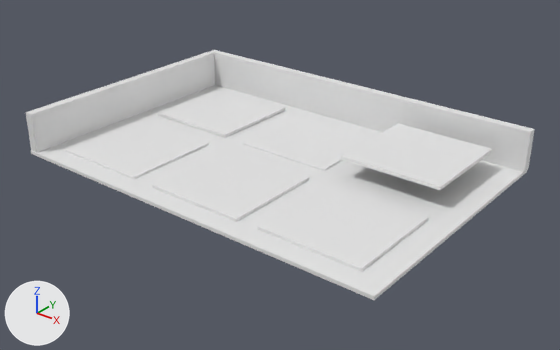
What one commit did to the glTF model factory-ui/public/models/pre-defined-models/floor/floor(2x3).glb.
One viewpoint serves both versions: a camera (50 mm lens) standing at (12.46, -15.77, 9.54) and looking at (-0.04, -0.14, -0.15). The lights are fixed; the arrows at lower left show +X, +Y and +Z. The first picture is the older version. Where no turn or scale is listed for an object, it has been applied to the vertices.
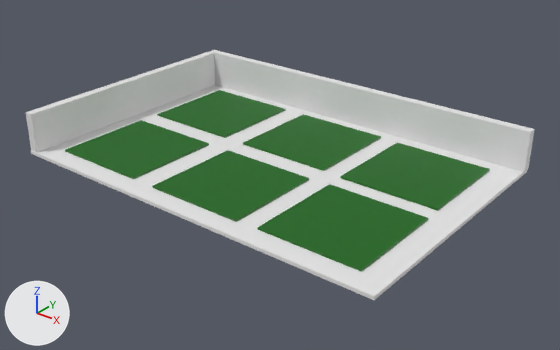
Location of each change, [x1, y1, x2, y2] in pixels of the pictures (560 x 350 px):
'Cube.002', recoloured, moved: before [341, 123, 492, 190]; after [340, 142, 490, 211]
'Cube.001', recoloured, moved: before [257, 183, 429, 272]; after [258, 184, 428, 272]
'Cube.003', recoloured, moved: before [152, 149, 309, 222]; after [152, 150, 309, 222]
'Cube.006', recoloured (white to dark green): [65, 120, 209, 179] in both
'Cube.004', recoloured, moved: before [243, 115, 376, 171]; after [243, 114, 381, 171]
'Cube.005', recoloured, moved: before [157, 89, 286, 138]; after [157, 90, 286, 138]

What changed in the scene script:
```text
Add mat_material_007:
    mat_material_007 = principled_material('Material.007')
    mat_material_007.base_color = (0.000304, 0.127, 0.0)  # dark green #016400
Add mat_material_008:
    mat_material_008 = principled_material('Material.008')
    mat_material_008.base_color = (0.000304, 0.127, 0.0)  # dark green #016400
Add mat_material_011:
    mat_material_011 = principled_material('Material.011')
    mat_material_011.base_color = (0.000304, 0.127, 0.0)  # dark green #016400
Add mat_material_012:
    mat_material_012 = principled_material('Material.012')
    mat_material_012.base_color = (0.000304, 0.127, 0.0)  # dark green #016400
Add mat_material_010:
    mat_material_010 = principled_material('Material.010')
    mat_material_010.base_color = (0.000304, 0.127, 0.0)  # dark green #016400
Add mat_material_009:
    mat_material_009 = principled_material('Material.009')
    mat_material_009.base_color = (0.000304, 0.127, 0.0)  # dark green #016400
Change me_cube_033:
    where me_cube_033.from_pydata(...)  # 8 vertices, 12 faces; spans x -1.5..1.5, y -1.5..1.5, z -0.05..0.05
    add me_cube_033.materials.append(mat_material_009)  # dark green #016400
Change me_cube_034:
    where me_cube_034.from_pydata(...)  # 8 vertices, 12 faces; spans x -1.5..1.5, y -1.5..1.5, z -0.05..0.05
    add me_cube_034.materials.append(mat_material_010)  # dark green #016400
Change me_cube_035:
    where me_cube_035.from_pydata(...)  # 8 vertices, 12 faces; spans x -1.5..1.5, y -1.5..1.5, z -0.05..0.05
    add me_cube_035.materials.append(mat_material_012)  # dark green #016400
Change me_cube_036:
    where me_cube_036.from_pydata(...)  # 8 vertices, 12 faces; spans x -1.5..1.5, y -1.5..1.5, z -0.05..0.05
    add me_cube_036.materials.append(mat_material_011)  # dark green #016400
Change me_cube_039:
    where me_cube_039.from_pydata(...)  # 8 vertices, 12 faces; spans x -1.5..1.5, y -1.5..1.5, z -0.05..0.05
    add me_cube_039.materials.append(mat_material_008)  # dark green #016400
Change me_cube_040:
    where me_cube_040.from_pydata(...)  # 8 vertices, 12 faces; spans x -1.5..1.5, y -1.5..1.5, z -0.05..0.05
    add me_cube_040.materials.append(mat_material_007)  # dark green #016400
Change ob_cube_003:
    ob_cube_003.location: (-0.34, -1.86, 0.18) -> (-0.34, -1.86, 0.15)
Change ob_cube_004:
    ob_cube_004.location: (-0.35, 1.84, 0.14) -> (-0.35, 1.84, 0.15)
Change ob_cube_005:
    ob_cube_005.location: (-4.11, 1.86, 0.2) -> (-4.11, 1.86, 0.15)
Change ob_cube_001:
    ob_cube_001.location: (3.3, -1.82, 0.18) -> (3.3, -1.82, 0.15)
Change ob_cube_002:
    ob_cube_002.location: (3.26, 1.76, 0.77) -> (3.26, 1.76, 0.15)
```
